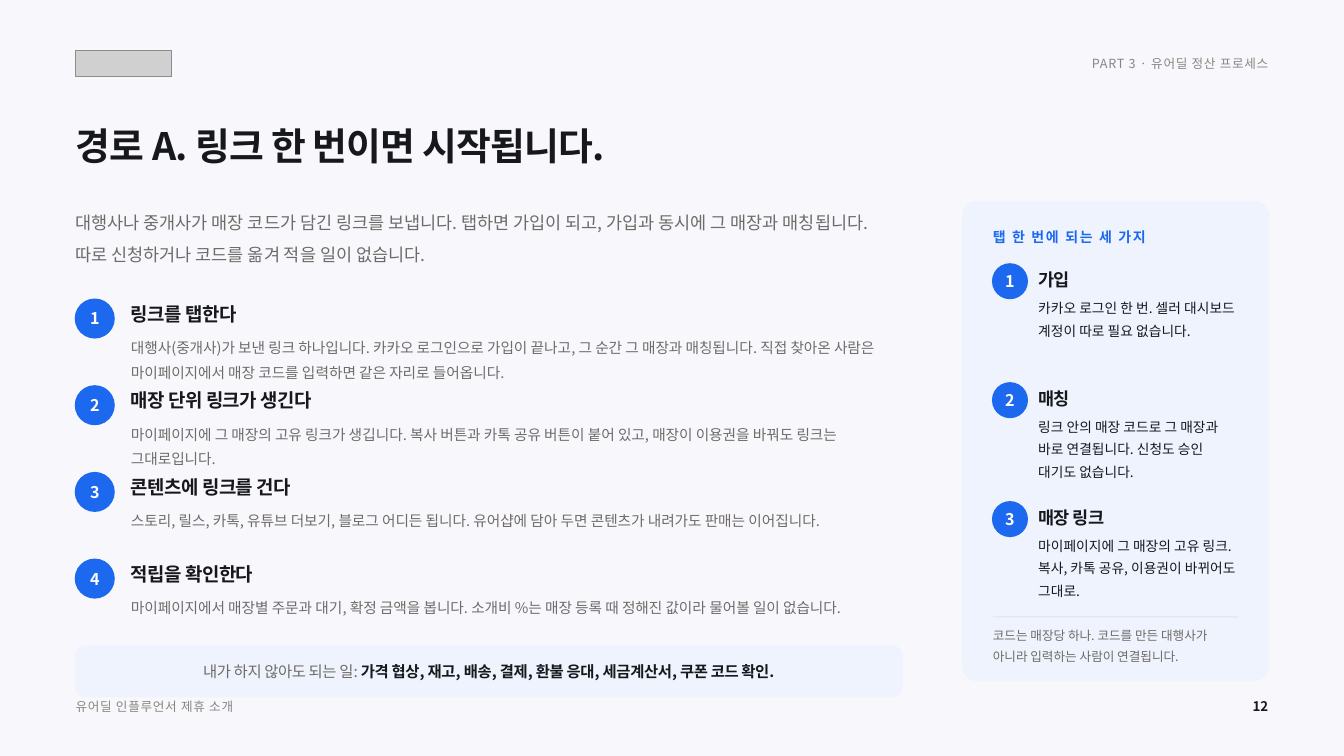
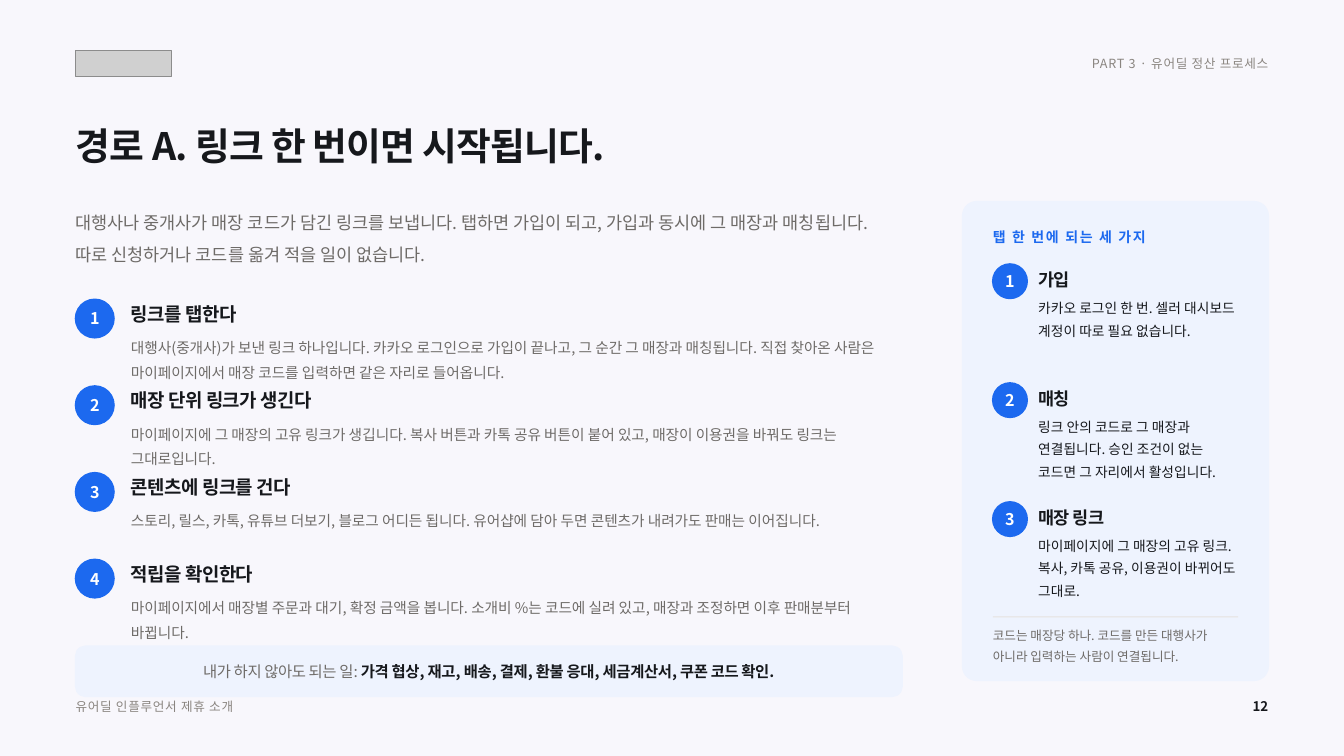
Before and after one commit to tobe2111/ur-live, a slide deck: slide 13 of docs/business/proposals/urdeal-influencer-deck.pptx. Drawn at 1344x756 pixels with LibreOffice and Linux fonts; fonts in the diff are those of the drawing; grey boxes stand for pictures. Boxes give left, top, right and bottom in pixels: in the first picture for what was removed or moved away, otherwise in the second. Text is boxed around its words. In the diff, an @@ line names an element or a change of style, - is before the commit and + after.

```diff
--- a/docs/business/proposals/urdeal-influencer-deck.pptx
+++ b/docs/business/proposals/urdeal-influencer-deck.pptx
@@ text at <box>1038,420,1216,478</box>: text changed @@
-링크 안의 매장 코드로 그 매장과 바로 연결됩니다. 신청도 승인 대기도 없습니다.
+링크 안의 코드로 그 매장과 연결됩니다. 승인 조건이 없는 코드면 그 자리에서 활성입니다.
@@ text at <box>131,601,851,639</box>: text changed @@
-마이페이지에서 매장별 주문과 대기, 확정 금액을 봅니다. 소개비 %는 매장 등록 때 정해진 값이라 물어볼 일이 없습니다.
+마이페이지에서 매장별 주문과 대기, 확정 금액을 봅니다. 소개비 %는 코드에 실려 있고, 매장과 조정하면 이후 판매분부터 바뀝니다.
```
Also in this commit, not shown: 7 other slides changed, 9 other files.
